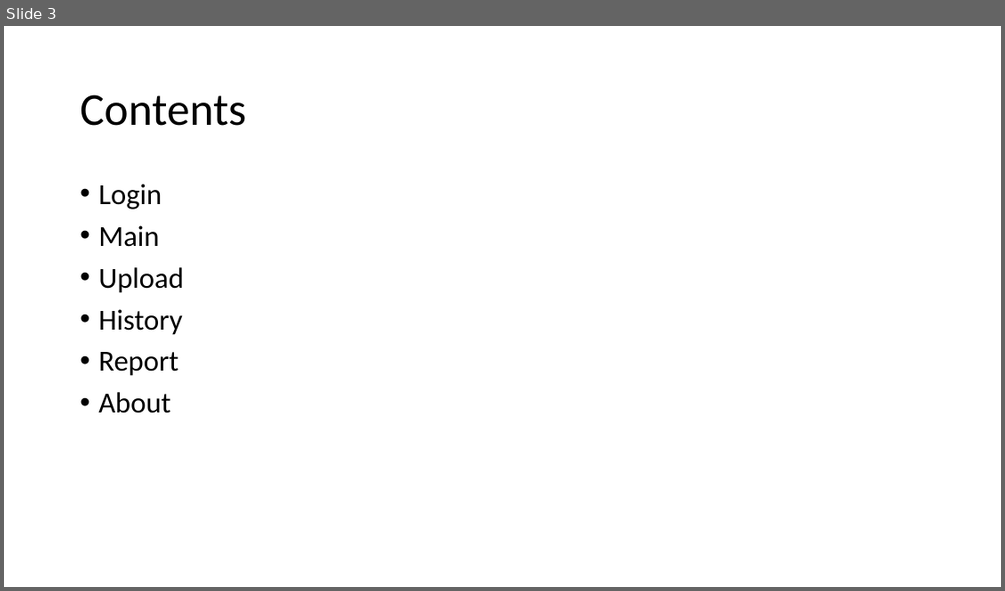
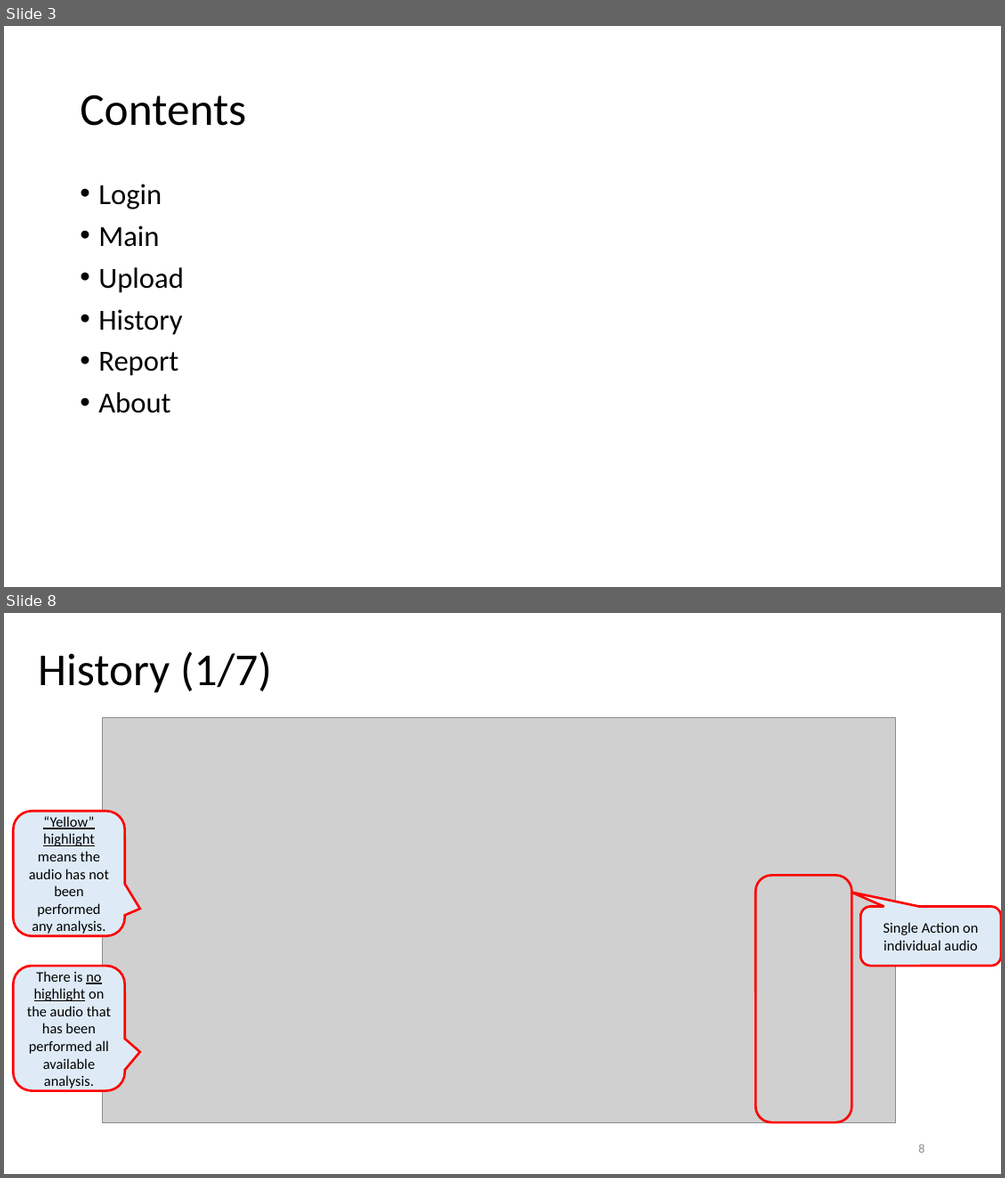
Before and after one commit to ZirconiumZr/UOB_SIT, a slide deck: uob_website/analysis/utils/Voice_To_Text_Analysis_Web_UserGuide.pptx. Shown one above the other, each under a label of ours: slide 3 before the commit, slides 3 and 8 after it; the slides between them are not shown. The pictures are 1005x591 and 1005x1178 pixels, drawn with LibreOffice and Linux fonts; fonts in the diff are those of the drawing; grey boxes stand for pictures. Boxes give left, top, right and bottom in pixels: in the first picture for what was removed or moved away, otherwise in the second. Text is boxed around its words. In the diff, an @@ line names an element or a change of style, - is before the commit and + after.

```diff
--- a/uob_website/analysis/utils/Voice_To_Text_Analysis_Web_UserGuide.pptx
+++ b/uob_website/analysis/utils/Voice_To_Text_Analysis_Web_UserGuide.pptx
@@ slide 8 added at (x1=4, y1=613, x2=1001, y2=1174), background #FFFFFF @@
@@ text added at (x1=38, y1=651, x2=272, y2=693), 44 pt, text #000000 @@
+History (1/7)
@@ picture added at (x1=102, y1=718, x2=896, y2=1122) @@
@@ rounded speech box added at (x1=13, y1=811, x2=124, y2=936), fill #DEEBF7, outline #FF0000 2.25 pt, 14 pt, text #000000 @@
+“Yellow” highlight means the audio has not been performed any analysis.
@@ rounded rectangle added at (x1=755, y1=876, x2=852, y2=1123), outline #FF0000 2.25 pt @@
@@ rounded speech box added at (x1=861, y1=906, x2=1001, y2=965), fill #DEEBF7, outline #FF0000 2.25 pt, 14 pt, text #000000 @@
+Single Action on individual audio
@@ rounded speech box added at (x1=13, y1=966, x2=124, y2=1091), fill #DEEBF7, outline #FF0000 2.25 pt, 14 pt, text #000000 @@
+There is no highlight on the audio that has been performed all available analysis.
@@ page number added at (x1=918, y1=1143, x2=924, y2=1152), 12 pt, text #8C8C8C @@
+8
```
Also in this commit, not shown: 3 slides changed, 11 other slides added, 9 slides removed.
